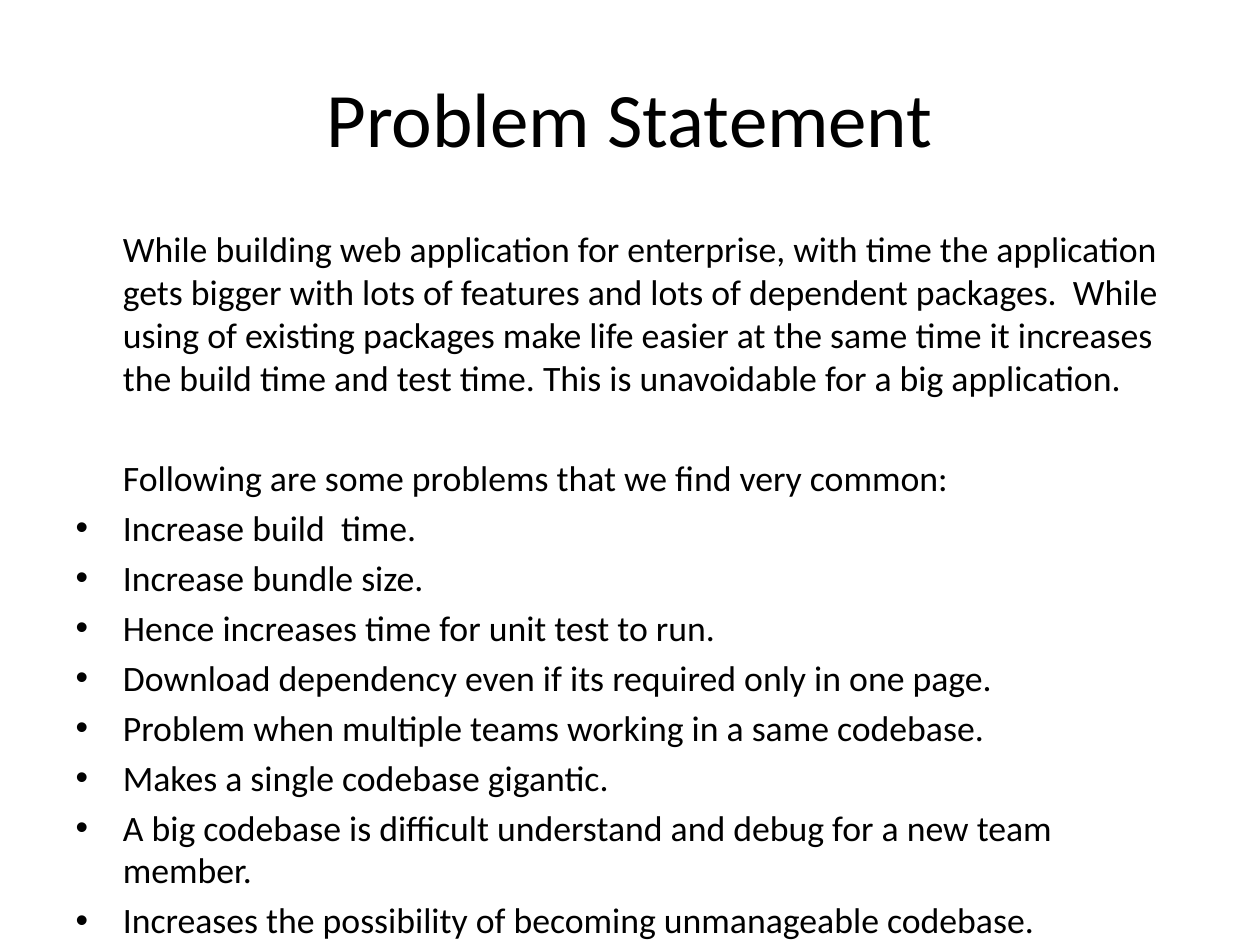
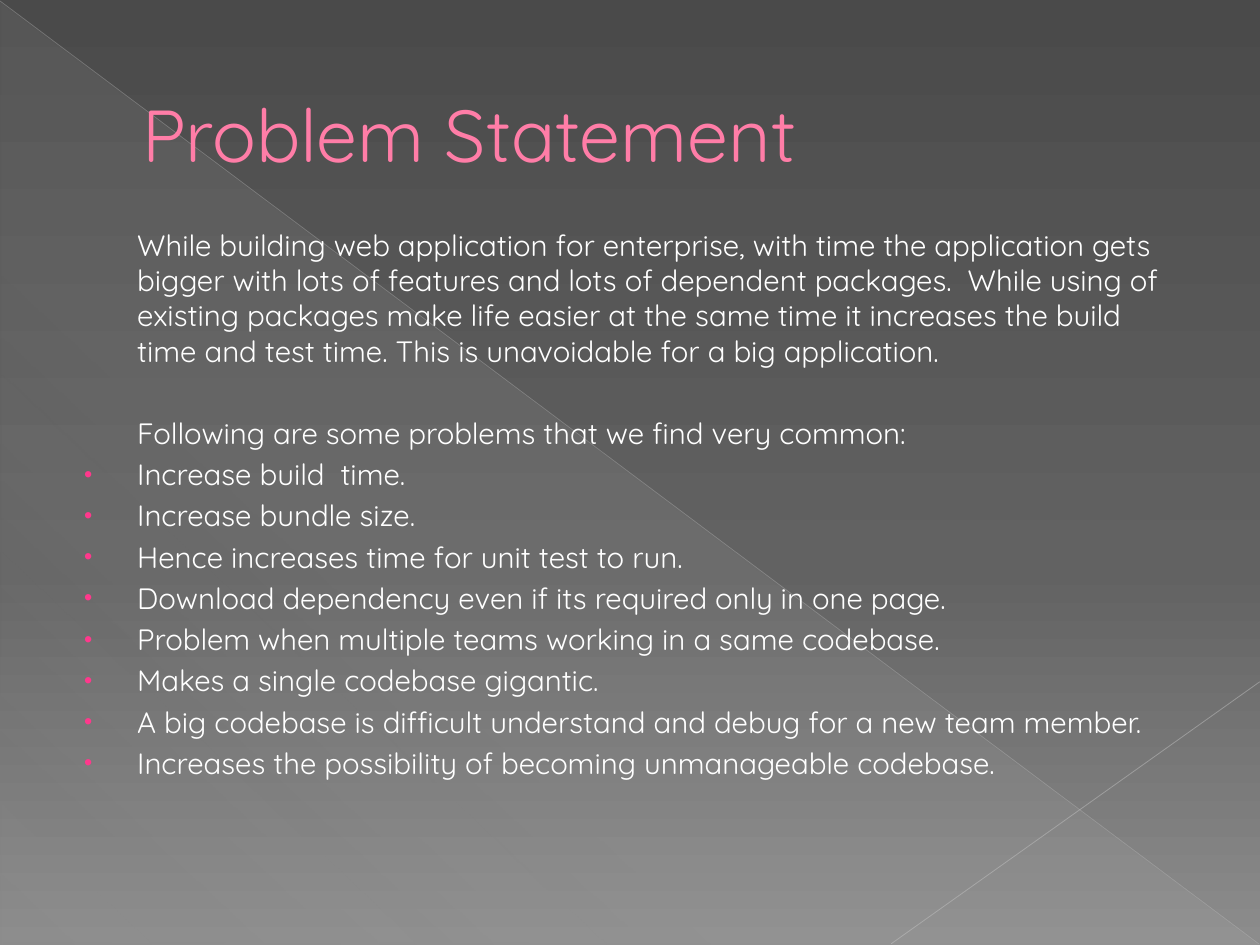
Before and after one commit to gitoutofbox/Module-federation-devex, a slide deck: slide 2 of Module-federation.pptx. Drawn at 1260x945 pixels with LibreOffice and Linux fonts; fonts in the diff are those of the drawing. Boxes give left, top, right and bottom in pixels: in the first picture for what was removed or moved away, otherwise in the second. Text is boxed around its words. In the diff, an @@ line names an element or a change of style, - is before the commit and + after.

Commit message:
test checkin

```diff
--- a/Module-federation.pptx
+++ b/Module-federation.pptx
@@ background #FFFFFF to gradient #4A4A4A to #626262 to #8C8C8C @@
@@ line added from (0, 1) to (1259, 944), #BFBFBF 0.39 pt @@
@@ right triangle added at (1, 3, 1259, 945), fill gradient #D2D2D2 @@
@@ title "Problem Statement" at (142, 107, 796, 163): size 44 to 42 pt, font Calibri to Quicksand, text colour #000000 to #FF7DA7, letter outline none to #B12761 0.5 pt; alignment centre to left; indent changed @@
@@ text "While building web application for ..." at (137, 234, 1158, 780): size 20.4 to 16.8 pt, font Calibri to Quicksand, text colour #000000 to #FFFFFF; indent changed @@
@@ line added from (1260, 682) to (891, 944), #C6C6C6 0.47 pt @@
```
Also in this commit, not shown: 5 other slides changed, 3 other files.
